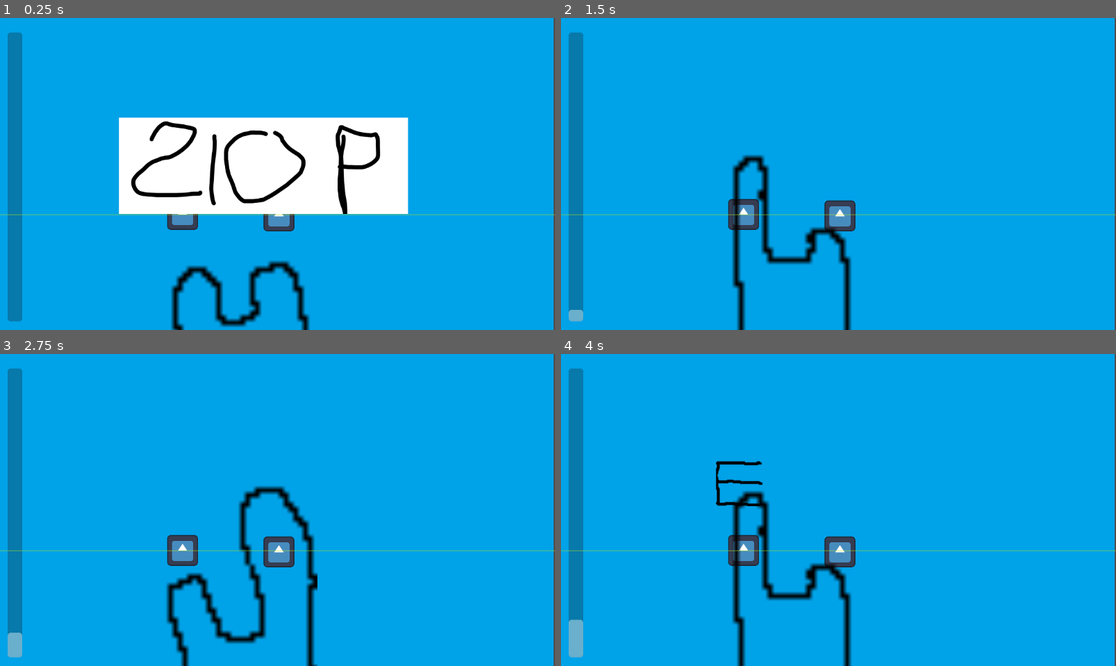
Above: before the commit, frames 1-4 (two rows, left to right).
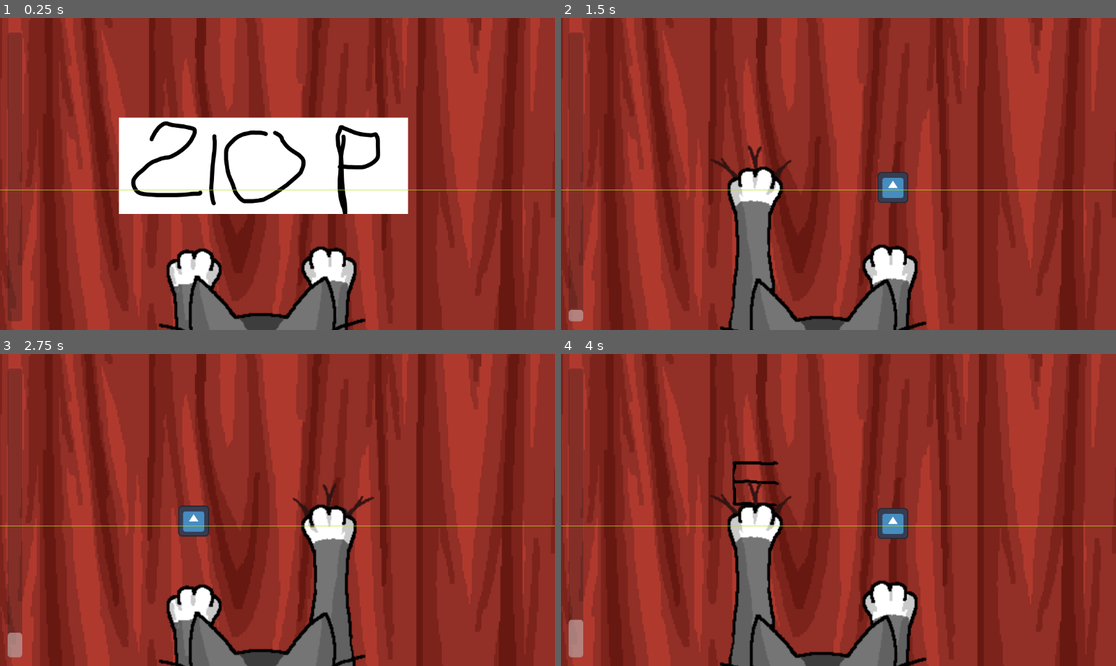
Above: after the commit, the same moments.

Repository: OscarPindaro/GodotWildJam63
Game: Godot game, scene res://scenes/minigames/climb-tenda/tenda_base.tscn
Same seed, same stepped clock (60 frames per second), same inputs: the game is played once before the commit and once after it. This scene is started directly instead of the project's main scene. The engine's default icon, where the game draws it, is replaced by a stand-in: a white triangle on a blue panel in a dark square. Sound files missing from this copy of the repository are replaced by a short silence.
Inputs (mouse positions are in pixels of both pictures, inside the frame that each line leads up to):
- Up to frame 1 (0.25 s): no input
- Up to frame 2 (1.5 s): tap Enter at 0.5 s; move the mouse to (960, 158) at 0.52 s; hold Right (player_move_right) 0.53-1.28 s; tap E (player_interact) at 0.6, 1.35 s; move the mouse to (727, 189) at 1.27 s; hold S (player_move_down) from 1.28 s (still down)
- Up to frame 3 (2.75 s): tap Space at 2 s; move the mouse to (333, 441) at 2.02 s; release S (player_move_down) at 2.03 s; hold Right (player_move_right) from 2.03 s (still down); tap E (player_interact) at 2.1 s
- Up to frame 4 (4 s): tap Enter at 2.75 s; move the mouse to (810, 572) at 2.77 s; release Right (player_move_right) at 2.78 s; hold W (player_move_up) 2.78-3.53 s; tap E (player_interact) at 2.85, 3.6 s; move the mouse to (1005, 556) at 3.52 s; hold A (player_move_left) from 3.53 s (still down)

The runs differ from the first frame. In frame 1, 84% of the frame differs, in the area x 0-100%, y 0-100%; in frame 2, 100%; in frame 3, 100%; in frame 4, 100%.

Commit message:
added sprites

Diff:
--- a/scenes/minigames/climb-tenda/main.tscn
+++ b/scenes/minigames/climb-tenda/main.tscn
@@ -3,12 +3,12 @@
 [ext_resource type="Script" path="res://scenes/minigames/climb-tenda/scripts/main.gd" id="1_43stf"]
 [ext_resource type="PackedScene" uid="uid://bbcr45t2040pe" path="res://scenes/minigames/climb-tenda/letter.tscn" id="2_1w60h"]
 [ext_resource type="Script" path="res://scenes/minigames/climb-tenda/scripts/cat.gd" id="2_3vy6d"]
-[ext_resource type="Texture2D" uid="uid://ba1300jyk04b3" path="res://images/climb-tenda/stop.png" id="3_52htk"]
-[ext_resource type="Texture2D" uid="uid://cudi57psjhphu" path="res://images/climb-tenda/pawDx.png" id="4_hnmyw"]
-[ext_resource type="Texture2D" uid="uid://610qcugwv2mp" path="res://images/climb-tenda/sxPaw.png" id="5_wckrv"]
+[ext_resource type="Texture2D" uid="uid://cj1olgpu4wiew" path="res://images/climb-tenda/IDLE.png" id="4_0j087"]
+[ext_resource type="Texture2D" uid="uid://pu5awce5dan6" path="res://images/climb-tenda/DX.png" id="5_s86cb"]
+[ext_resource type="Texture2D" uid="uid://cl3exdvwjf0s6" path="res://images/climb-tenda/SX.png" id="6_kft0t"]
 [ext_resource type="AudioStream" uid="uid://bqgfq2fmx4ft" path="res://audio/UI_Sounds/Interaction_Happy_sound.wav" id="7_emfxt"]
 [ext_resource type="Texture2D" uid="uid://duliynpwtvswi" path="res://images/climb-tenda/line.png" id="8_rmjo3"]
-[ext_resource type="Texture2D" uid="uid://b0dpcpkni8ltm" path="res://images/climb-tenda/tenda.png" id="9_47do6"]
+[ext_resource type="Texture2D" uid="uid://dun8ad2ug5f55" path="res://images/climb-tenda/CURTAIN.png" id="9_hhxwa"]
 [ext_resource type="Script" path="res://scenes/minigames/climb-tenda/scripts/background.gd" id="10_pic6i"]
 [ext_resource type="Texture2D" uid="uid://bnhjydw2dolk4" path="res://icon.svg" id="11_jregm"]
 
@@ -16,7 +16,7 @@
 animations = [{
 "frames": [{
 "duration": 1.0,
-"texture": ExtResource("3_52htk")
+"texture": ExtResource("4_0j087")
 }],
 "loop": true,
 "name": &"default",
@@ -24,7 +24,7 @@
 }, {
 "frames": [{
 "duration": 1.0,
-"texture": ExtResource("4_hnmyw")
+"texture": ExtResource("5_s86cb")
 }],
 "loop": true,
 "name": &"dxPaw",
@@ -32,7 +32,7 @@
 }, {
 "frames": [{
 "duration": 1.0,
-"texture": ExtResource("5_wckrv")
+"texture": ExtResource("6_kft0t")
 }],
 "loop": true,
 "name": &"sxPaw",
@@ -40,7 +40,7 @@
 }]
 
 [sub_resource type="RectangleShape2D" id="RectangleShape2D_m0mmy"]
-size = Vector2(101.6, 4.8)
+size = Vector2(101.6, 7)
 
 [sub_resource type="SpriteFrames" id="SpriteFrames_1cg8k"]
 animations = [{
@@ -64,11 +64,14 @@
 script = ExtResource("2_3vy6d")
 
 [node name="AnimatedSprite2D" type="AnimatedSprite2D" parent="cat"]
-position = Vector2(-5.30001, -29.4)
+position = Vector2(0, -33.8)
+scale = Vector2(0.2, 0.2)
 sprite_frames = SubResource("SpriteFrames_3oho3")
+animation = &"sxPaw"
 
 [node name="CollisionShape2D" type="CollisionShape2D" parent="cat"]
-position = Vector2(-0.799992, -42.4)
+position = Vector2(0, -48.3)
+scale = Vector2(1, 1)
 shape = SubResource("RectangleShape2D_m0mmy")
 
 [node name="cat_climbing" type="AudioStreamPlayer" parent="cat"]
@@ -88,13 +91,14 @@
 position = Vector2(0, -2)
 
 [node name="AnimatedSprite2D" type="AnimatedSprite2D" parent="line"]
-position = Vector2(544, 411)
+position = Vector2(573, 360)
 scale = Vector2(15, 1)
 sprite_frames = SubResource("SpriteFrames_1cg8k")
 
 [node name="Background" type="Sprite2D" parent="."]
-position = Vector2(573, -355)
-texture = ExtResource("9_47do6")
+position = Vector2(582, -1785)
+scale = Vector2(1.09462, 1.7496)
+texture = ExtResource("9_hhxwa")
 script = ExtResource("10_pic6i")
 speed = 40
 
@@ -106,18 +110,18 @@
 wait_time = 2.0
 
 [node name="position1" type="Area2D" parent="."]
-position = Vector2(368, -49)
+position = Vector2(402, -49)
 
 [node name="position2" type="Area2D" parent="."]
-position = Vector2(645, -47)
+position = Vector2(689, -49)
 
 [node name="pawSx" type="Sprite2D" parent="."]
-position = Vector2(379, 408)
+position = Vector2(402, 347)
 scale = Vector2(0.5, 0.5)
 texture = ExtResource("11_jregm")
 
 [node name="pawDx" type="Sprite2D" parent="."]
-position = Vector2(579, 411)
+position = Vector2(689, 352)
 scale = Vector2(0.5, 0.5)
 texture = ExtResource("11_jregm")
 
